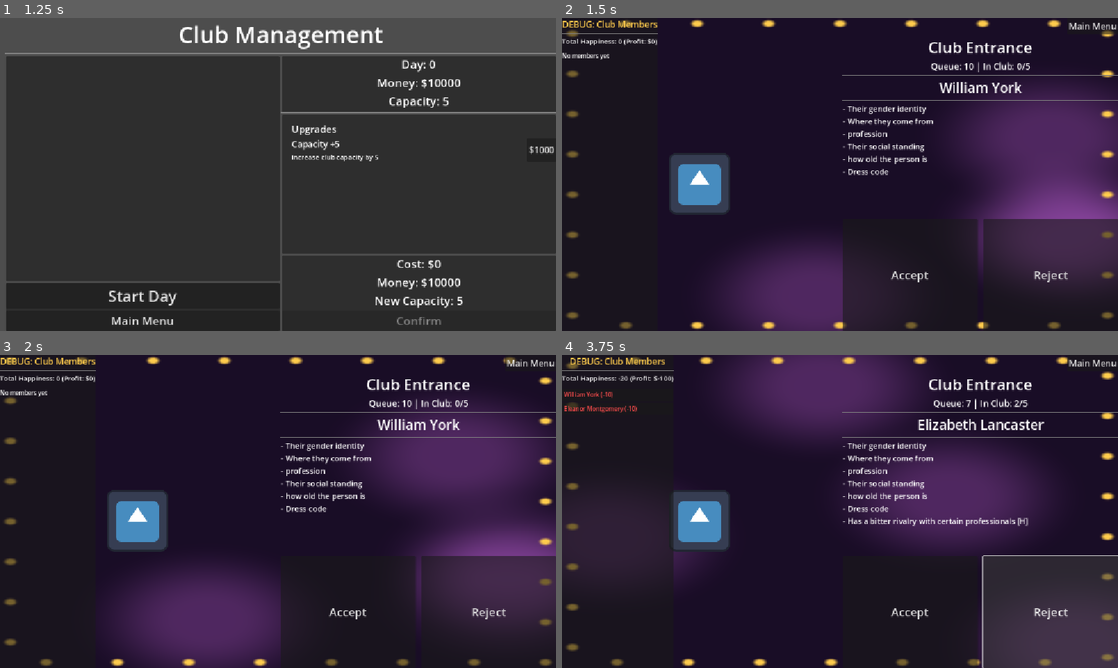
Above: before the commit, frames 1-4 (two rows, left to right).
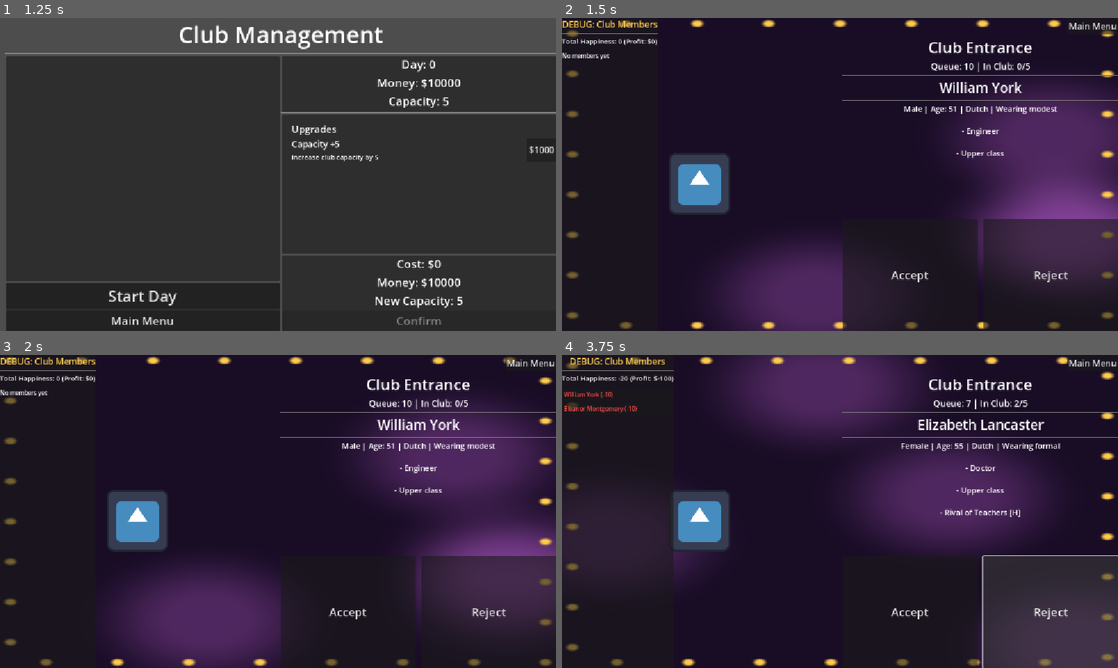
Above: after the commit, the same moments.

Repository: nunu-ai/ggj-2026-unmasked
Game: Godot game, scene res://scenes/main_menu.tscn
The game is run twice, just before and just after one commit, with the same random seed, the same clock (stepped at 60 frames per second) and the same inputs. The engine's default icon, where the game draws it, is replaced by a stand-in: a white triangle on a blue panel in a dark square.
Inputs:
- Up to frame 1 (1.25 s): click "New Game" at 0.5 s
- Up to frame 2 (1.5 s): click "Start Day" at 1.25 s
- Up to frame 3 (2 s): no input
- Up to frame 4 (3.75 s): click "Accept" at 2 s; click "Accept" at 2.75 s; click "Reject" at 3.5 s

Frame 1 is identical in both runs. In frame 2, 1.3% of the frame differs, in the area x 50-89%, y 27-51%; in frame 3, 1.3%; in frame 4, 1.8%, in the area x 50-90%, y 27-55%.

Commit message:
better trait display

Diff:
--- a/scenes/queue_scene.tscn
+++ b/scenes/queue_scene.tscn
@@ -102,12 +102,15 @@
 custom_minimum_size = Vector2(0, 228)
 layout_mode = 2
 
-[node name="TraitsLabel" type="Label" parent="VBoxContainer/HBox/VBoxContainer/VBoxContainer/ScrollContainer"]
+[node name="TraitsLabel" type="RichTextLabel" parent="VBoxContainer/HBox/VBoxContainer/VBoxContainer/ScrollContainer"]
 layout_mode = 2
-theme_override_font_sizes/font_size = 16
+size_flags_horizontal = 3
+size_flags_vertical = 3
 text = "- Trait 1
 - Trait 2
 - Trait 3"
+shortcut_keys_enabled = false
+horizontal_alignment = 1
 
 [node name="HBoxContainer" type="HSplitContainer" parent="VBoxContainer/HBox/VBoxContainer"]
 layout_mode = 2
--- a/scripts/debug_panel.gd
+++ b/scripts/debug_panel.gd
@@ -83,7 +83,7 @@
 			var t: Trait = ts["trait"]
 			var score: int = ts["score"]
 			var prefix = "+" if score > 0 else ""
-			trait_label.text = "  %s: %s%d" % [t.display_value(), prefix, score]
+			trait_label.text = "  %s: %s%d" % [t.description(), prefix, score]
 			trait_label.add_theme_font_size_override("font_size", 10)
 
 			if score > 0:
--- a/scripts/engine/trait.gd
+++ b/scripts/engine/trait.gd
@@ -2,12 +2,6 @@
 
 func name():
 	return "Base Trait"
-
-
-## Returns the display value of this trait (e.g., "Male" instead of "Gender")
-## Override in subclasses that have specific values
-func display_value():
-	return name()
 
 
 func tags():
--- a/scripts/engine/traits/age.gd
+++ b/scripts/engine/traits/age.gd
@@ -12,12 +12,8 @@
 	return "Age"
 
 
-func display_value():
+func description():
 	return "%d years old" % self.age
-
-
-func description():
-	return "how old the person is"
 
 
 func tags():
--- a/scripts/engine/traits/class_conscious.gd
+++ b/scripts/engine/traits/class_conscious.gd
@@ -15,7 +15,7 @@
 
 
 func description():
-	return "Prefers their own social class"
+	return "%s class only" % self.own_class.capitalize()
 
 
 func tags():
--- a/scripts/engine/traits/dislike_hobby.gd
+++ b/scripts/engine/traits/dislike_hobby.gd
@@ -12,12 +12,8 @@
 	return "Dislike Hobby"
 
 
-func display_value():
-	return "Dislikes %s enthusiasts" % self.dislike_hobby
-
-
 func description():
-	return "Dislikes people with a certain hobby"
+	return "Dislikes %s" % self.dislike_hobby
 
 
 func tags():
--- a/scripts/engine/traits/dislike_profession.gd
+++ b/scripts/engine/traits/dislike_profession.gd
@@ -12,12 +12,8 @@
 	return "Dislike Profession"
 
 
-func display_value():
+func description():
 	return "Dislikes %ss" % self.dislike_profession
-
-
-func description():
-	return "dislike Profession"
 
 
 func tags():
--- a/scripts/engine/traits/dresscode.gd
+++ b/scripts/engine/traits/dresscode.gd
@@ -12,12 +12,8 @@
 	return "Dress Code"
 
 
-func display_value():
+func description():
 	return "Wearing %s" % self.theme
-
-
-func description():
-	return "Dress code"
 
 
 func tags():
--- a/scripts/engine/traits/extrovert.gd
+++ b/scripts/engine/traits/extrovert.gd
@@ -9,7 +9,7 @@
 
 
 func description():
-	return "Loves big gatherings"
+	return "Loves crowds"
 
 
 func tags():
--- a/scripts/engine/traits/gender.gd
+++ b/scripts/engine/traits/gender.gd
@@ -12,12 +12,8 @@
 	return "Gender"
 
 
-func display_value():
+func description():
 	return self.identity.capitalize()
-
-
-func description():
-	return "Their gender identity"
 
 
 func tags():
--- a/scripts/engine/traits/gossip.gd
+++ b/scripts/engine/traits/gossip.gd
@@ -9,7 +9,7 @@
 
 
 func description():
-	return "Loves sharing rumors and drama"
+	return "Loves drama"
 
 
 func tags():
--- a/scripts/engine/traits/hobby.gd
+++ b/scripts/engine/traits/hobby.gd
@@ -12,12 +12,8 @@
 	return "Hobby"
 
 
-func display_value():
-	return self.kind
-
-
 func description():
-	return "What they enjoy doing"
+	return "Enjoys %s" % self.kind
 
 
 func tags():
--- a/scripts/engine/traits/introvert.gd
+++ b/scripts/engine/traits/introvert.gd
@@ -10,7 +10,7 @@
 
 
 func description():
-	return "Prefers smaller gatherings"
+	return "Prefers small groups"
 
 
 func tags():
--- a/scripts/engine/traits/like_hobby.gd
+++ b/scripts/engine/traits/like_hobby.gd
@@ -12,12 +12,8 @@
 	return "Like Hobby"
 
 
-func display_value():
-	return "Likes %s enthusiasts" % self.like_hobby
-
-
 func description():
-	return "Enjoys meeting people with a certain hobby"
+	return "Likes %s fans" % self.like_hobby
 
 
 func tags():
--- a/scripts/engine/traits/like_profession.gd
+++ b/scripts/engine/traits/like_profession.gd
@@ -12,12 +12,8 @@
 	return "Like Profession"
 
 
-func display_value():
+func description():
 	return "Likes %ss" % self.like_profession
-
-
-func description():
-	return "Enjoys the company of a certain profession"
 
 
 func tags():
--- a/scripts/engine/traits/nationality.gd
+++ b/scripts/engine/traits/nationality.gd
@@ -12,12 +12,8 @@
 	return "Nationality"
 
 
-func display_value():
-	return self.country
-
-
 func description():
-	return "Where they come from"
+	return "%s" % self.country
 
 
 func tags():
--- a/scripts/engine/traits/profession.gd
+++ b/scripts/engine/traits/profession.gd
@@ -12,12 +12,8 @@
 	return "Profession"
 
 
-func display_value():
+func description():
 	return self.kind
-
-
-func description():
-	return "profession"
 
 
 func tags():
--- a/scripts/engine/traits/rival.gd
+++ b/scripts/engine/traits/rival.gd
@@ -15,12 +15,8 @@
 	return "Rival"
 
 
-func display_value():
+func description():
 	return "Rival of %ss" % self.rival_profession
-
-
-func description():
-	return "Has a bitter rivalry with certain professionals"
 
 
 func tags():
--- a/scripts/engine/traits/social_class.gd
+++ b/scripts/engine/traits/social_class.gd
@@ -12,12 +12,8 @@
 	return "Social Class"
 
 
-func display_value():
+func description():
 	return "%s class" % self.tier.capitalize()
-
-
-func description():
-	return "Their social standing"
 
 
 func tags():
--- a/scripts/queue_scene.gd
+++ b/scripts/queue_scene.gd
@@ -2,7 +2,7 @@
 
 @export var name_label: Label
 @export var status_label: Label
-@export var traits_label: Label
+@export var traits_label: RichTextLabel
 @export var accept_button: Button
 @export var reject_button: Button
 @export var debug_panel: DebugPanel
@@ -30,13 +30,46 @@
 
 
 func display_traits(person: Person) -> void:
-	var traits_text = ""
+	var header_parts: Array[String] = []
+	var other_traits: Array[String] = []
+
+	var age: Age = null
+	var nationality: Nationality = null
+	var gender: Gender = null
+	var dress_code: DressCode = null
+
 	for t in person.traits:
-		if not t.hidden():
+		if t.hidden():
+			continue
+		if t is Age:
+			age = t
+		elif t is Nationality:
+			nationality = t
+		elif t is Gender:
+			gender = t
+		elif t is DressCode:
+			dress_code = t
+		else:
 			# Add happiness indicator: [H] for traits that affect happiness
 			var happiness_indicator = " [H]" if t.can_affect_happiness() else ""
-			traits_text += "- %s%s\n" % [t.description(), happiness_indicator]
-	traits_label.text = traits_text
+			var trait_text = "%s%s\n" % [t.description(), happiness_indicator]
+			other_traits.append(trait_text)
+
+	if gender != null:
+		header_parts.append("%s" % gender.description())
+	if age != null:
+		header_parts.append("Age: %d" % age.age)
+	if nationality != null:
+		header_parts.append("%s" % nationality.description())
+	if dress_code != null:
+		header_parts.append("%s" % dress_code.description())
+
+	var header_line = " | ".join(header_parts)
+	var other_lines = ""
+	for desc in other_traits:
+		other_lines += "- %s\n" % desc
+
+	traits_label.text = "%s\n\n%s" % [header_line, other_lines]
 
 
 func update_status() -> void:
